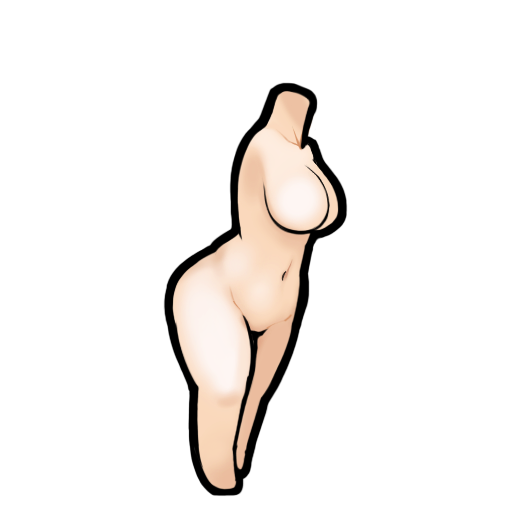
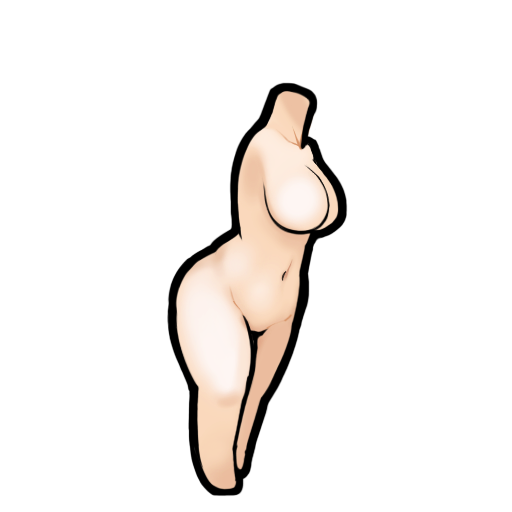
Layers edited between the first and the second (512, 512) image:
painted on "レイヤー 3" (1st of 2, in "원본 のコピー") over [163, 252, 203, 339]
painted on "レイヤー 0" (1st of 2, in "원본 のコピー") over [170, 263, 192, 328]
